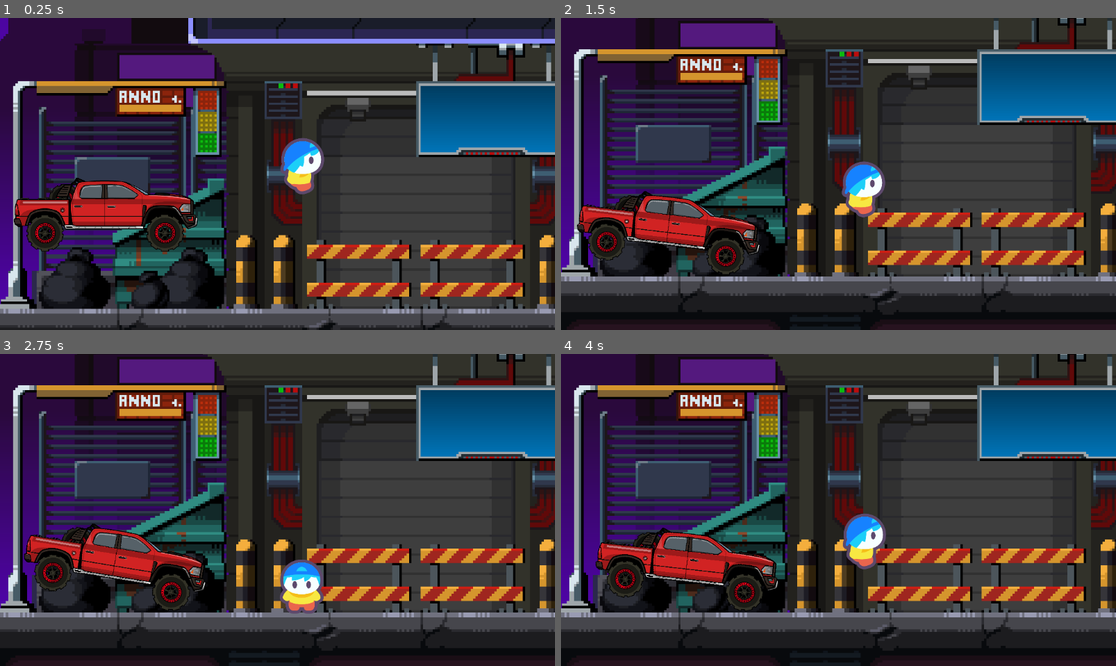
Above: before the commit, frames 1-4 (two rows, left to right).
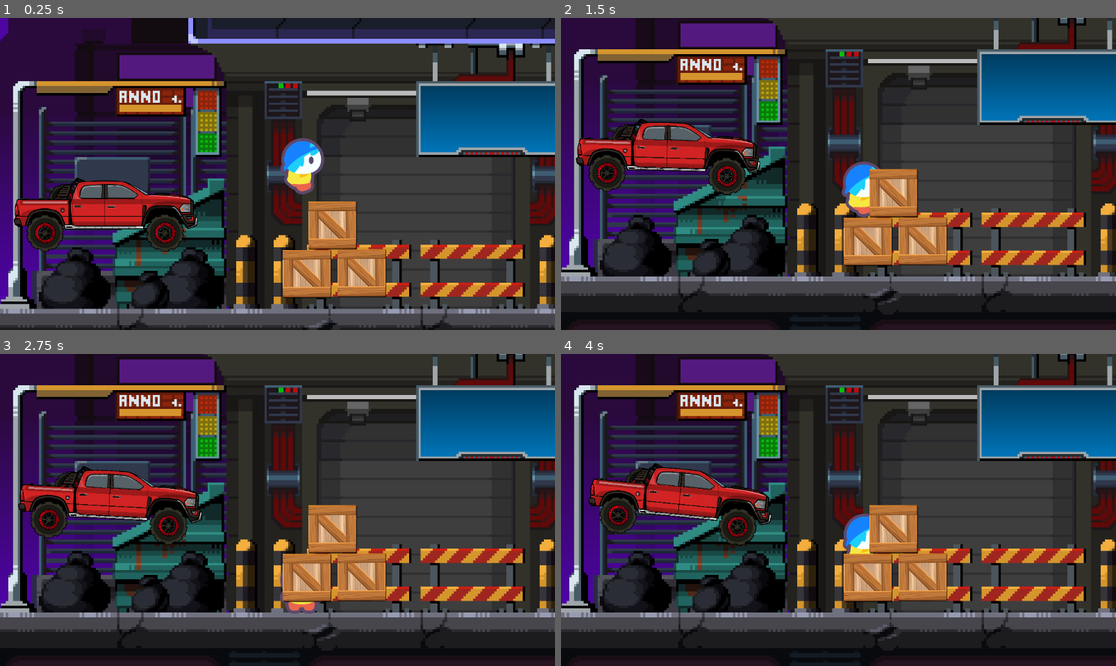
Above: after the commit, the same moments.

Repository: Divya-Darshan/GMEL
Game: Godot game, scene res://world.tscn
The game is run twice, just before and just after one commit, with the same random seed, the same clock (stepped at 60 frames per second) and the same inputs.
Inputs:
- Up to frame 1 (0.25 s): no input
- Up to frame 2 (1.5 s): tap Enter (enter) at 0.5 s; tap A (a) at 0.6 s; tap Space (jump) at 0.77 s; tap D (d) at 0.8, 1.35 s
- Up to frame 3 (2.75 s): tap Space (jump) at 1.52 s; tap A (a) at 1.55, 2.1 s; tap D (d) at 2.3 s
- Up to frame 4 (4 s): tap D (d) at 2.85, 3.8 s; tap Space (jump) at 3.02, 3.77 s; tap A (a) at 3.05 s; hold Enter (enter) from 3.53 s (still down)

The runs differ from the first frame. In frame 1, 4.0% of the frame differs, in the area x 3-70%, y 54-90%; in frame 2, 13%, in the area x 2-70%, y 32-83%; in frame 3, 13%; in frame 4, 13%.

Commit message:
box juice

Diff:
--- a/cars/Dodge Ram Rebel TRX/dodge.tscn
+++ b/cars/Dodge Ram Rebel TRX/dodge.tscn
@@ -51,7 +51,7 @@
 node_b = NodePath("RigidBody2D")
 
 [node name="RigidBody2D" type="RigidBody2D" parent="front" unique_id=1578371911]
-mass = 0.05
+mass = 0.002
 
 [node name="CarWheel" type="Sprite2D" parent="front/RigidBody2D" unique_id=1569398537]
 position = Vector2(0, -7.6293945e-06)
--- a/ui/box/box.tscn
+++ b/ui/box/box.tscn
@@ -9,11 +9,11 @@
 
 # === SETTINGS ===
 var grid_x := 6
-var grid_y := 4
+var grid_y := 2
 
 var explosion_strength := 1000.0
 var fall_gravity := 400.0
-var fade_speed := 0.4
+var fade_speed := 1.0
 
 var pieces := []
 var broken := false
--- a/world.tscn
+++ b/world.tscn
@@ -78,15 +78,15 @@
 [node name="Sprite2D" type="Sprite2D" parent="." unique_id=1999360780]
 
 [node name="box" parent="." unique_id=915785525 instance=ExtResource("4_aqk2v")]
-position = Vector2(3037, -2209.9998)
+position = Vector2(2742, 722)
 scale = Vector2(0.625, 0.625)
 
 [node name="box2" parent="." unique_id=1268873935 instance=ExtResource("4_aqk2v")]
-position = Vector2(3325, -2213.9998)
+position = Vector2(3030, 718)
 scale = Vector2(0.625, 0.625)
 
 [node name="box3" parent="." unique_id=915077054 instance=ExtResource("4_aqk2v")]
-position = Vector2(3171.0002, -2464.9998)
+position = Vector2(2876.0002, 466.99997)
 scale = Vector2(0.625, 0.625)
 
 [connection signal="body_entered" from="MockUp01/Area2D" to="MockUp01/Area2D" method="_on_body_entered"]
